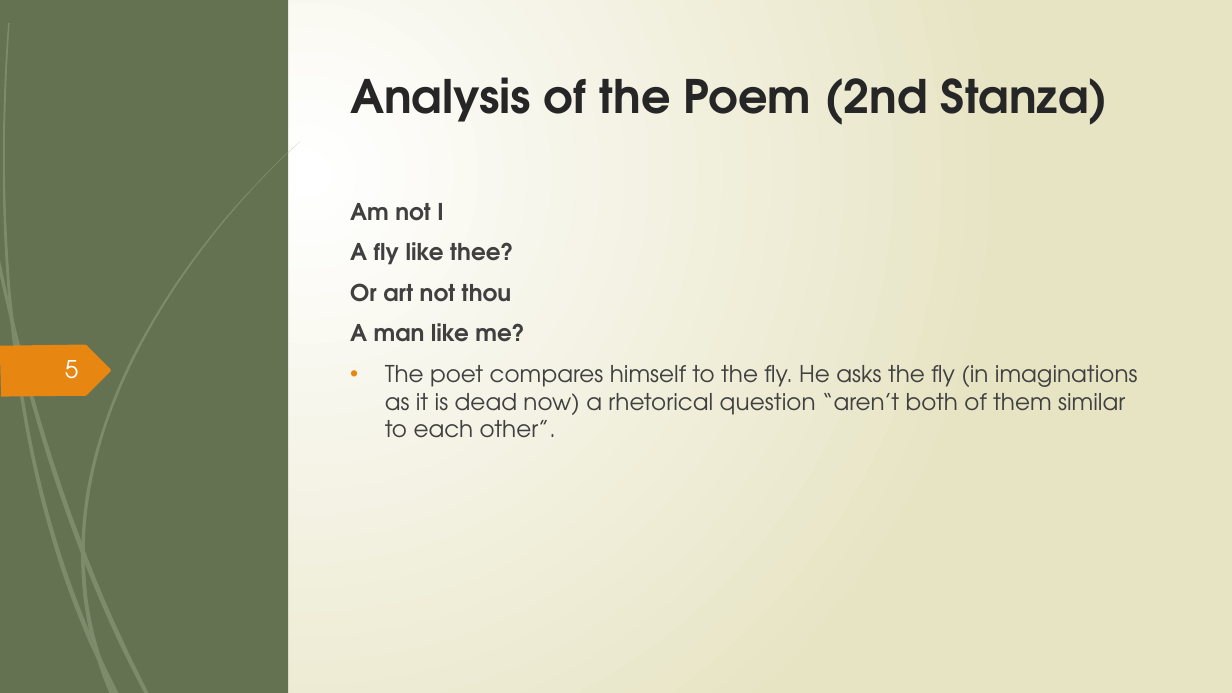
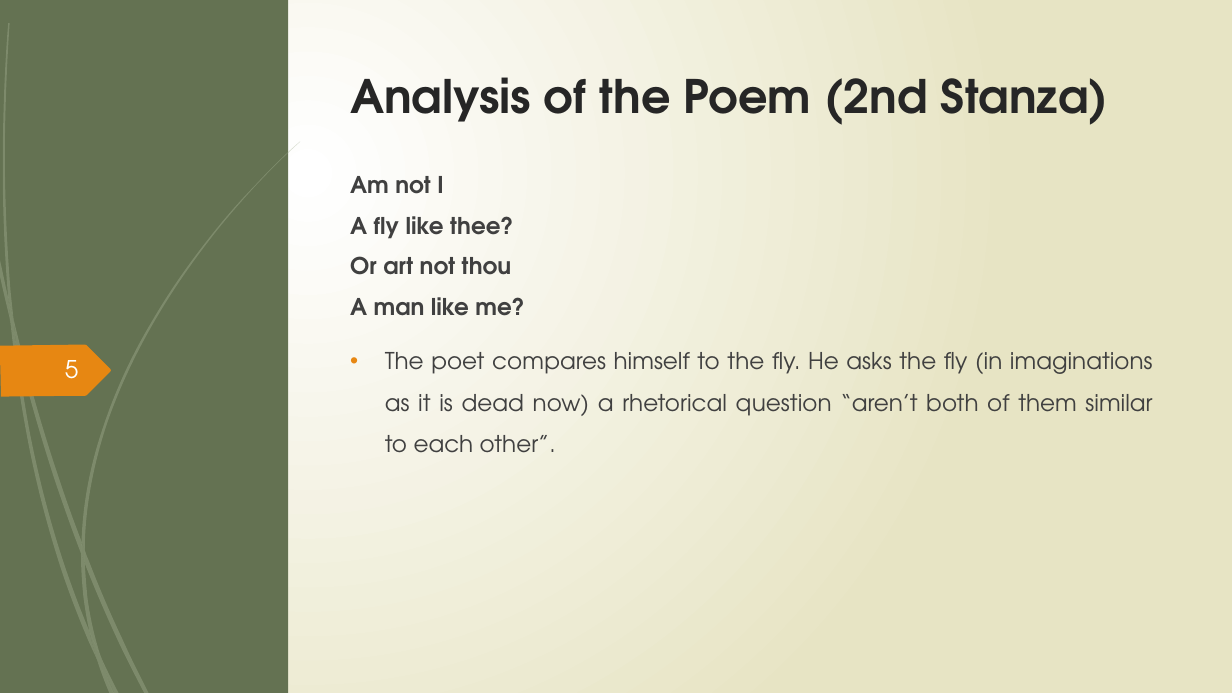
Before and after one commit to Sinmbf/BIM_Presentation, a slide deck: slide 5 of English/The Fly.pptx. Drawn at 1232x693 pixels with LibreOffice and Linux fonts; fonts in the diff are those of the drawing. Boxes give left, top, right and bottom in pixels: in the first picture for what was removed or moved away, otherwise in the second. Text is boxed around its words. In the diff, an @@ line names an element or a change of style, - is before the commit and + after.

```diff
--- a/English/The Fly.pptx
+++ b/English/The Fly.pptx
@@ text "Am not I": place and size @@
-text "Am not I" at [350, 203, 1138, 438]
+text "Am not I" at [350, 176, 1153, 453]
@@ text at [385, 352, 1153, 453]: alignment left to justified; line spacing 1 to 1.5 @@
```
Also in this commit, not shown: 11 other slides changed, 2 other files.
